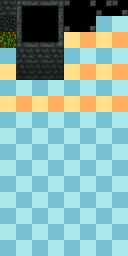
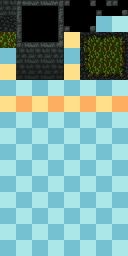
Two versions of the same layered image (w=128, h=256). Layer-by-layer changes:
painted on "Calque 1" over bbox(1, 32, 128, 80)
